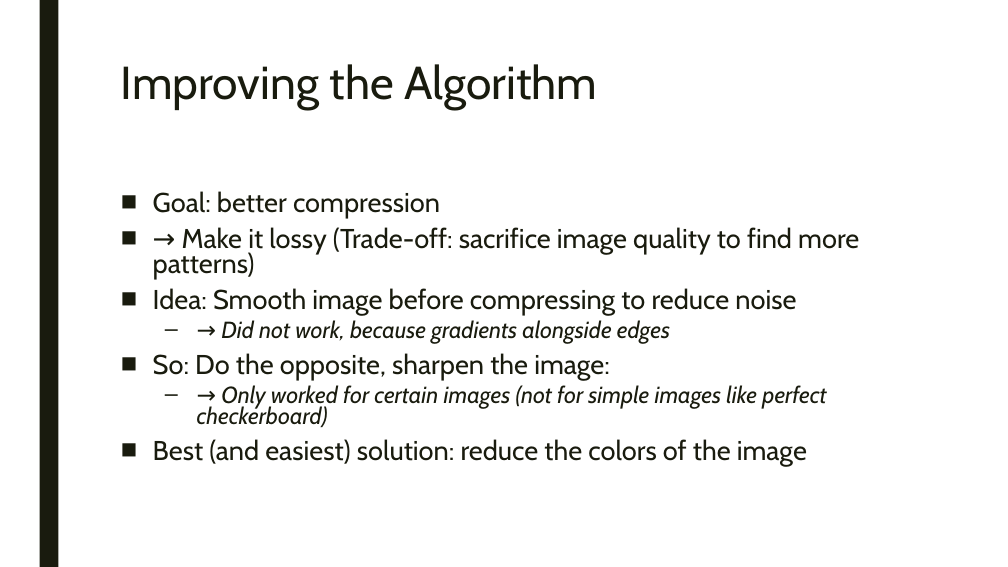
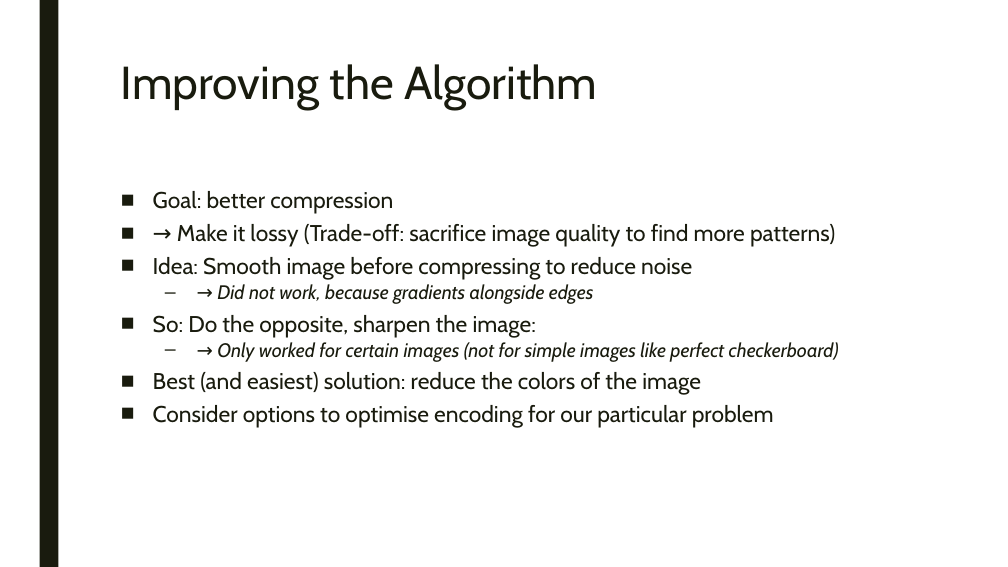
Before and after one commit to BenHorner96/CVSNU_image_compression, a slide deck: slide 17 of presentation.pptx (slide 16 before the commit). Drawn at 1008x567 pixels with LibreOffice and Linux fonts; fonts in the diff are those of the drawing. Boxes give left, top, right and bottom in pixels: in the first picture for what was removed or moved away, otherwise in the second. Text is boxed around its words. In the diff, an @@ line names an element or a change of style, - is before the commit and + after.

```diff
--- a/presentation.pptx
+++ b/presentation.pptx
@@ text at box(153, 191, 839, 395): size 25.9 to 21.7 pt in "Goal: better compression", "→ Make it lossy (Trade-off: sacrifice image ...", "Idea: Smooth image before compressing to reduce ...", "So: Do the opposite, sharpen the image:" and 1 more places; size 22.2 to 18.6 pt in "→ Did not work, because gradients alongside ...", "→ Only worked for certain images (not ..." @@
@@ text at box(153, 405, 774, 428): paragraph added @@
+■ Consider options to optimise encoding for our particular problem
```
Also in this commit, not shown: 3 other slides changed, 1 slide added, 3 other files.
